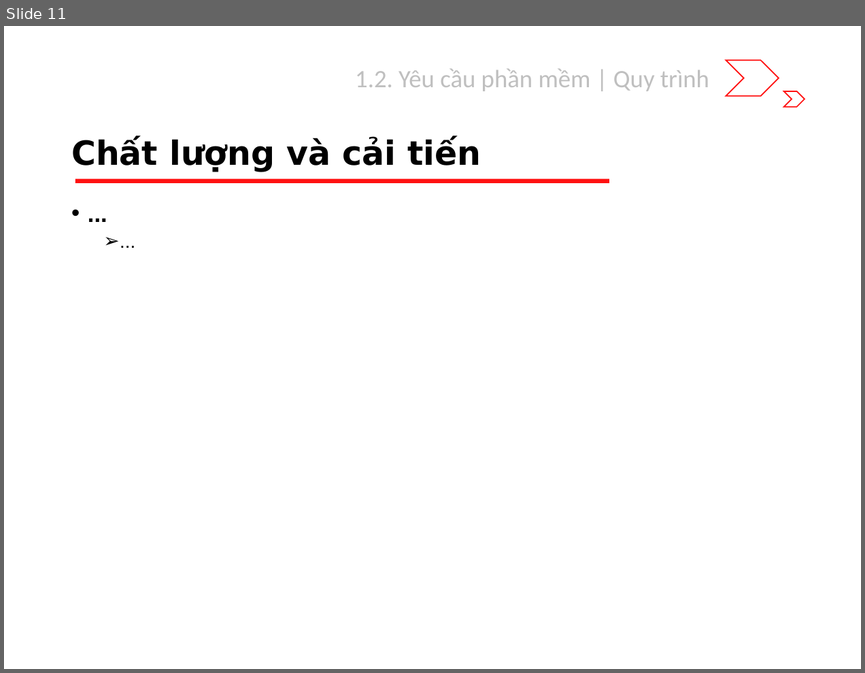
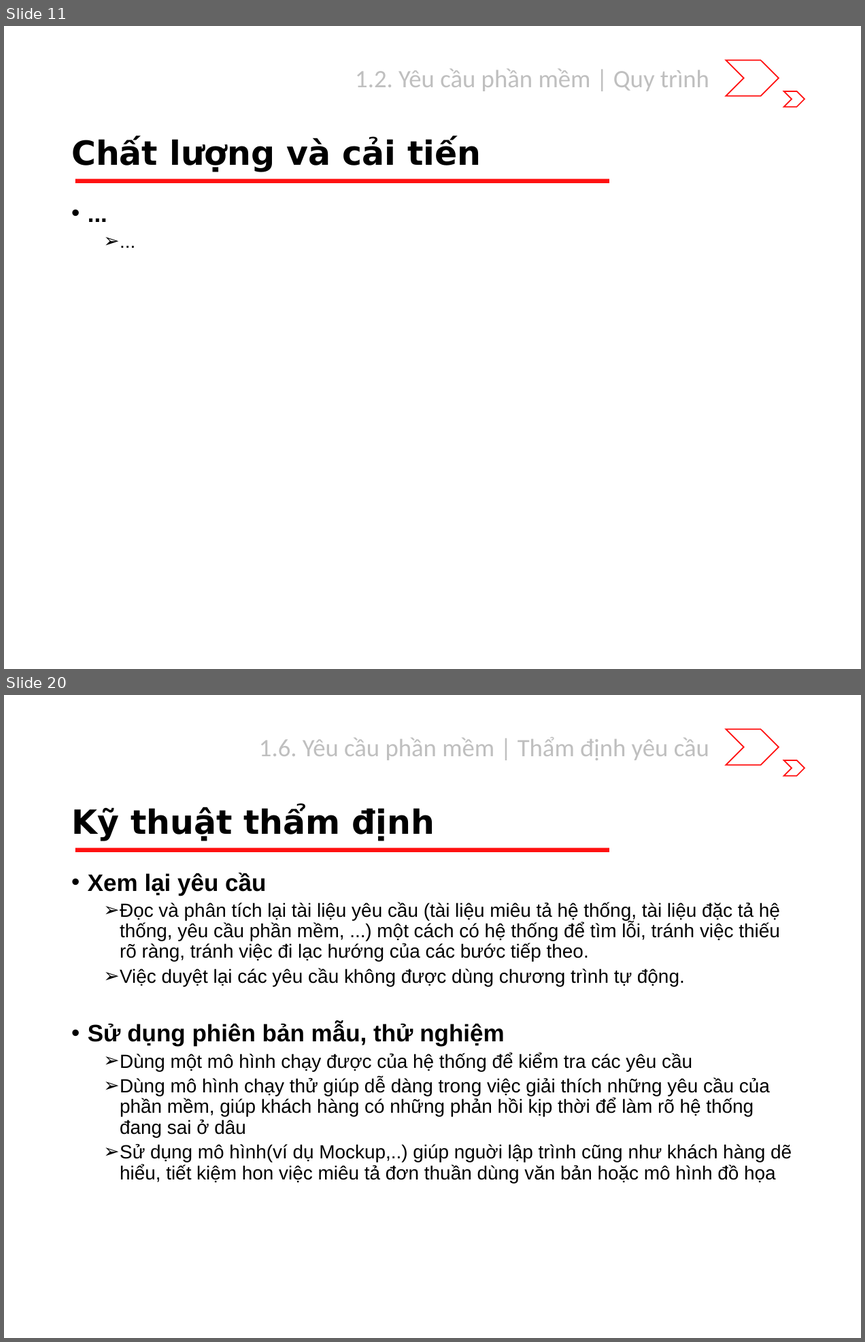
Before and after one commit to riverspart/uet-adv-sw-engineering, a slide deck: slide/release/chapter_1/slide.pptx. Shown one above the other, each under a label of ours: slide 11 before the commit, slides 11 and 20 after it; the slides between them are not shown. The pictures are 865x673 and 865x1342 pixels, drawn with LibreOffice and Linux fonts; fonts in the diff are those of the drawing. Boxes give left, top, right and bottom in pixels: in the first picture for what was removed or moved away, otherwise in the second. Text is boxed around its words. In the diff, an @@ line names an element or a change of style, - is before the commit and + after.

```diff
--- a/slide/release/chapter_1/slide.pptx
+++ b/slide/release/chapter_1/slide.pptx
@@ slide 20 added at [4,695,861,1338], background #FFFFFF; not listed: 3 template elements that a slide beside it also shows @@
@@ text added at [259,737,709,760], 21 pt, text #BFBFBF @@
+1.6. Yêu cầu phần mềm | Thẩm định yêu cầu
@@ title added at [71,807,434,841], 28 pt, text #000000, bold @@
+Kỹ thuật thẩm định
@@ text added at [88,872,791,1183], 16 pt, text #000000 @@
+• Xem lại yêu cầu
+  ➢ Đọc và phân tích lại tài liệu yêu cầu (tài liệu miêu tả hệ thống, tài liệu đặc tả hệ thống, yêu cầu phần mềm, ...) một cách có hệ thống để tìm lỗi, tránh việc thiếu rõ ràng, tránh việc đi lạc hướng của các bước tiếp theo.
+  ➢ Việc duyệt lại các yêu cầu không được dùng chương trình tự động.
+• Sử dụng phiên bản mẫu, thử nghiệm
+  ➢ Dùng một mô hình chạy được của hệ thống để kiểm tra các yêu cầu
+  ➢ Dùng mô hình chạy thử giúp dễ dàng trong việc giải thích những yêu cầu của phần mềm, giúp khách hàng có những phản hồi kịp thời để làm rõ hệ thống đang sai ở dâu
+  ➢ Sử dụng mô hình(ví dụ Mockup,..) giúp nguời lập trình cũng như khách hàng dẽ hiểu, tiết kiệm hon việc miêu tả đơn thuần dùng văn bản hoặc mô hình đồ họa
```
Also in this commit, not shown: 1 slide changed, 15 other slides added.
